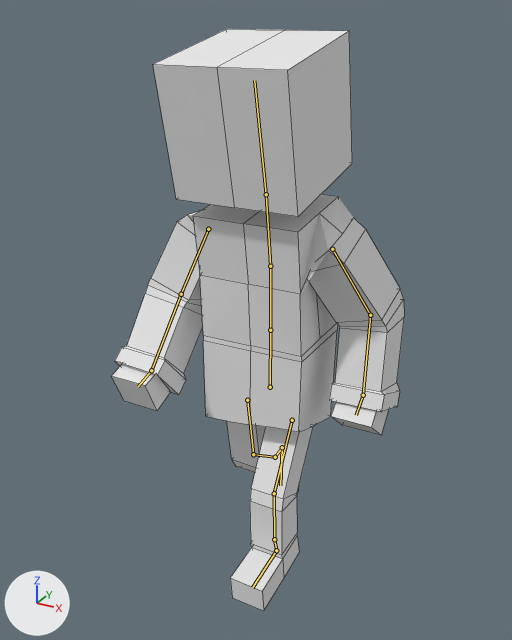
The Blender file Characters/Colby.blend: old version first, new version second.
Rendered twice from a 50 mm lens placed at (4.83, -9.28, 9.0), pointed at (-0.16, -0.21, 4.47). The lights are fixed; the arrows at lower left show +X, +Y and +Z. Both versions are drawn at frame 10 of the action 'Running'; the numbers are the values there. The bones that bend it are drawn over the model as lines. Mesh edges are drawn as thin lines.
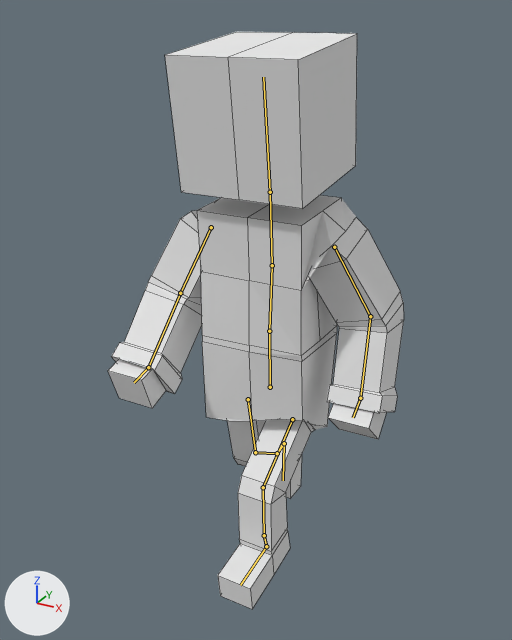
Location of each change, (x1, y1, x2, y2) in pixels of the pictures (512 x 640 px):
'Cube', posed
    before: (112, 29, 404, 611)
    after: (108, 32, 404, 609)
bone 'Bone', root to tip
    before: (270, 387) to (270, 330)
    after: (270, 387) to (269, 331)
bone 'Bone.001', root to tip
    before: (270, 330) to (270, 266)
    after: (269, 331) to (272, 265)
bone 'Bone.010', root to tip
    before: (292, 420) to (274, 493)
    after: (292, 419) to (263, 487)
bone 'Bone.011', root to tip
    before: (274, 493) to (274, 539)
    after: (263, 487) to (264, 535)

The change in detail:
Bone 'Bone' (bone_bone) turns from (0, 0, 0) to (2, 0, 0) degrees about its own x, y and z.
Bone 'Bone.001' (bone_bone_001) turns from (0, 0, -2) to (0, 0, 4) degrees about its own x, y and z.
Bone 'Bone.010' (bone_bone_010) turns from (0, 0, 30) to (0, 0, 58) degrees about its own x, y and z.
Bone 'Bone.011' (bone_bone_011) turns from (31, 0, 0) to (58, 0, 0) degrees about its own x, y and z.
